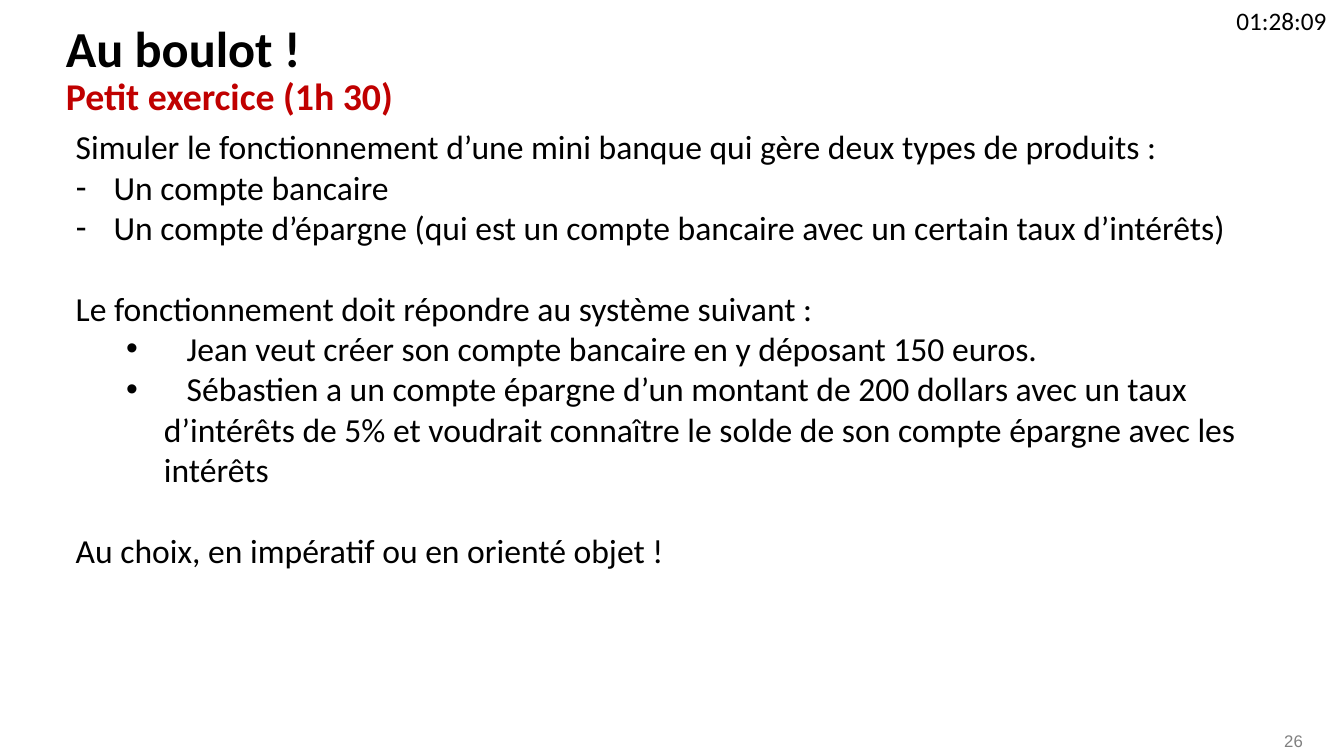
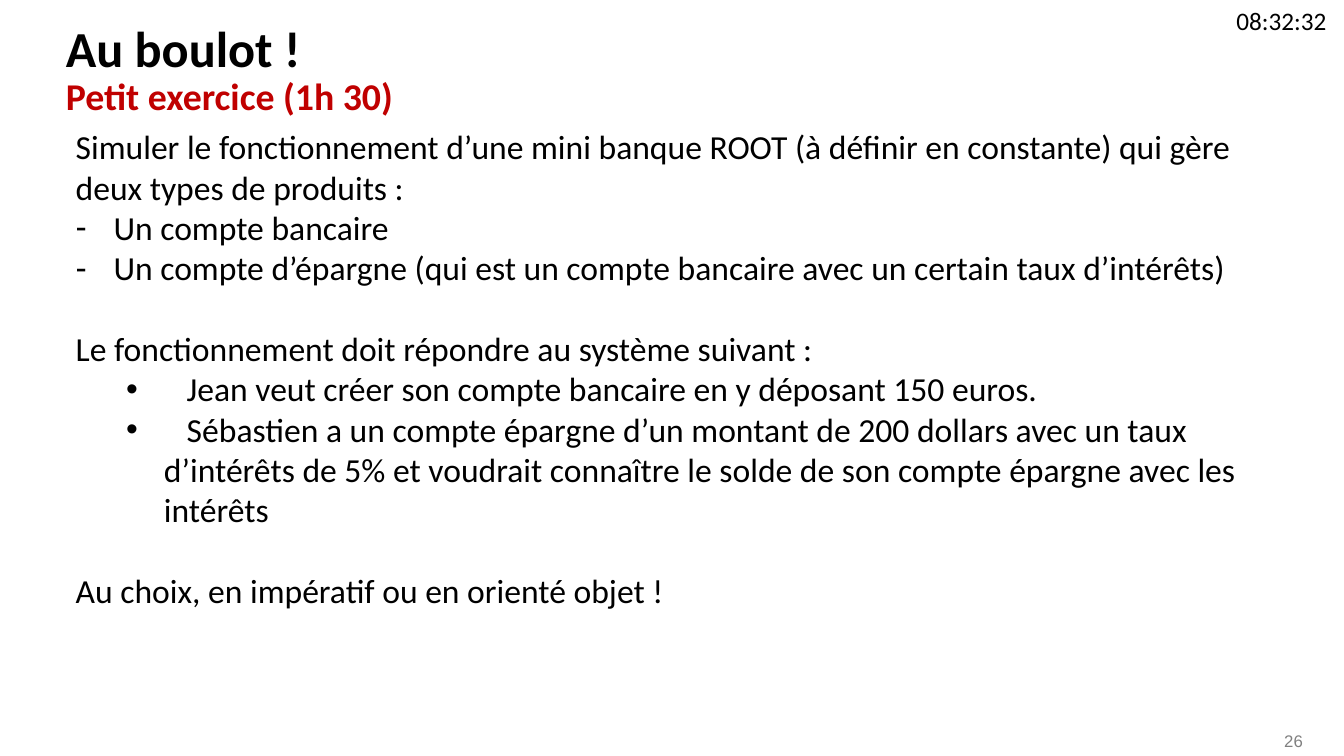
Before and after one commit to drupestre/phpudev, a slide deck: slide 26 of php_v0.1.pptx. Drawn at 1344x756 pixels with LibreOffice and Linux fonts; fonts in the diff are those of the drawing; background and template pictures are left out. Boxes give left, top, right and bottom in pixels: in the first picture for what was removed or moved away, otherwise in the second. Text is boxed around its words. In the diff, an @@ line names an element or a change of style, - is before the commit and + after.

Commit message:
Fix typos and add PSR slide

```diff
--- a/php_v0.1.pptx
+++ b/php_v0.1.pptx
@@ text at (x1=1236, y1=12, x2=1326, y2=31): text changed @@
-01:28:09
+08:32:32
@@ text at (x1=76, y1=134, x2=1230, y2=206): text changed @@
-Simuler le fonctionnement d’une mini banque qui gère deux types de produits :
+Simuler le fonctionnement d’une mini banque ROOT (à définir en constante) qui gère deux types de produits :
```
Also in this commit, not shown: 28 other slides changed, 2 slides added.
